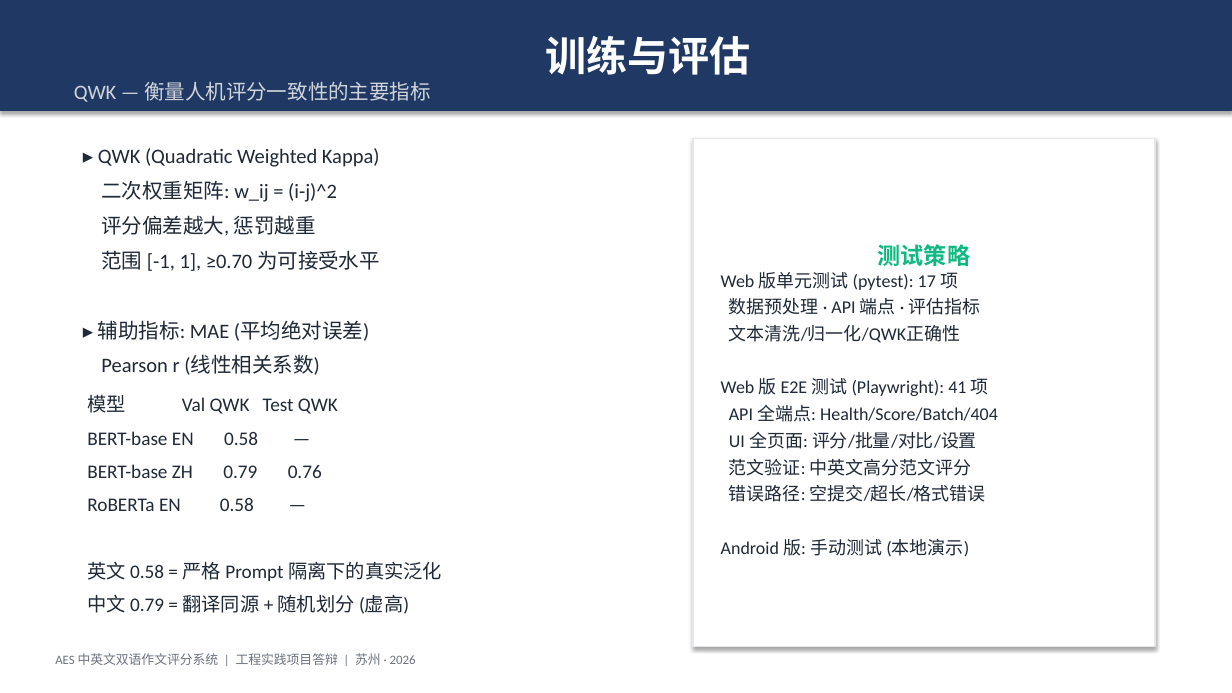
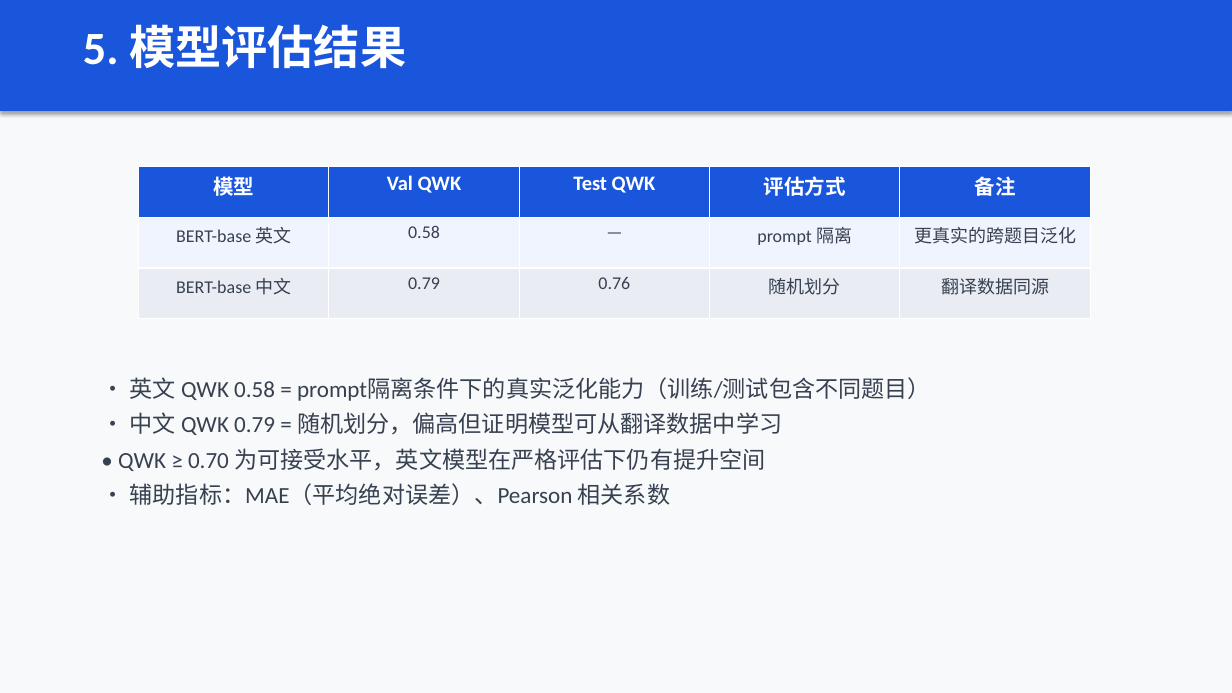
Before and after one commit to Dearsilly/lab, a slide deck: slide 10 of doc/AES_答辩PPT.pptx. Drawn at 1232x693 pixels with LibreOffice and Linux fonts; fonts in the diff are those of the drawing. Boxes give left, top, right and bottom in pixels: in the first picture for what was removed or moved away, otherwise in the second. Text is boxed around its words. In the diff, an @@ line names an element or a change of style, - is before the commit and + after.

```diff
--- a/doc/AES_答辩PPT.pptx
+++ b/doc/AES_答辩PPT.pptx
@@ background #FFFFFF to #F8F9FA @@
@@ rectangle at (0, 0, 1232, 111): fill #1F3864 to #1A56DB @@
@@ text added at (83, 24, 406, 68), 36 pt, text #FFFFFF, bold @@
+5. 模型评估结果
@@ text in rectangle at (74, 81, 431, 102): text removed @@
-训练与评估
-QWK — 衡量人机评分一致性的主要指标
@@ text removed at (98, 148, 380, 375) @@
-▸ QWK (Quadratic Weighted Kappa)
-二次权重矩阵: w_ij = (i-j)^2
-评分偏差越大, 惩罚越重
-范围 [-1, 1], ≥0.70 为可接受水平
-▸ 辅助指标: MAE (平均绝对误差)
-Pearson r (线性相关系数)
@@ rectangle removed at (693, 139, 1155, 647) @@
-测试策略
-Web 版单元测试 (pytest): 17 项
-数据预处理 · API 端点 · 评估指标
-文本清洗/归一化/QWK正确性
-Web 版 E2E 测试 (Playwright): 41 项
-API 全端点: Health/Score/Batch/404
-UI 全页面: 评分/批量/对比/设置
-范文验证: 中英文高分范文评分
-错误路径: 空提交/超长/格式错误
-Android 版: 手动测试 (本地演示)
@@ table added at (139, 166, 1091, 319), 3 rows, 5 columns @@
+模型 | Val QWK | Test QWK | 评估方式 | 备注
+BERT-base 英文 | 0.58 | — | prompt 隔离 | 更真实的跨题目泛化
+BERT-base 中文 | 0.79 | 0.76 | 随机划分 | 翻译数据同源
@@ text at (118, 377, 931, 505): text changed; size 15 to 18 pt; text colour #1F2937 to #374151 @@
-模型 Val QWK Test QWK
-BERT-base EN 0.58 —
-BERT-base ZH 0.79 0.76
-RoBERTa EN 0.58 —
-英文 0.58 = 严格 Prompt 隔离下的真实泛化
-中文 0.79 = 翻译同源 + 随机划分 (虚高)
+• 英文 QWK 0.58 = prompt隔离条件下的真实泛化能力（训练/测试包含不同题目）
+• 中文 QWK 0.79 = 随机划分，偏高但证明模型可从翻译数据中学习
+• QWK ≥ 0.70 为可接受水平，英文模型在严格评估下仍有提升空间
+• 辅助指标：MAE（平均绝对误差）、Pearson 相关系数
@@ text removed at (55, 653, 416, 665) @@
-AES 中英文双语作文评分系统 | 工程实践项目答辩 | 苏州 · 2026
```
Also in this commit, not shown: 1 other slide changed, 11 slides added, 11 slides removed, 3 other files.
